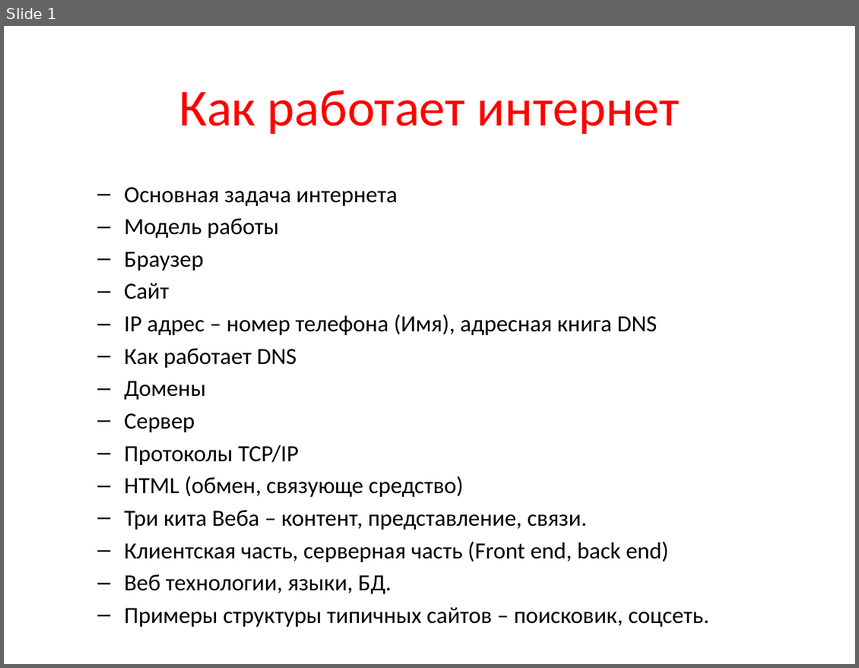
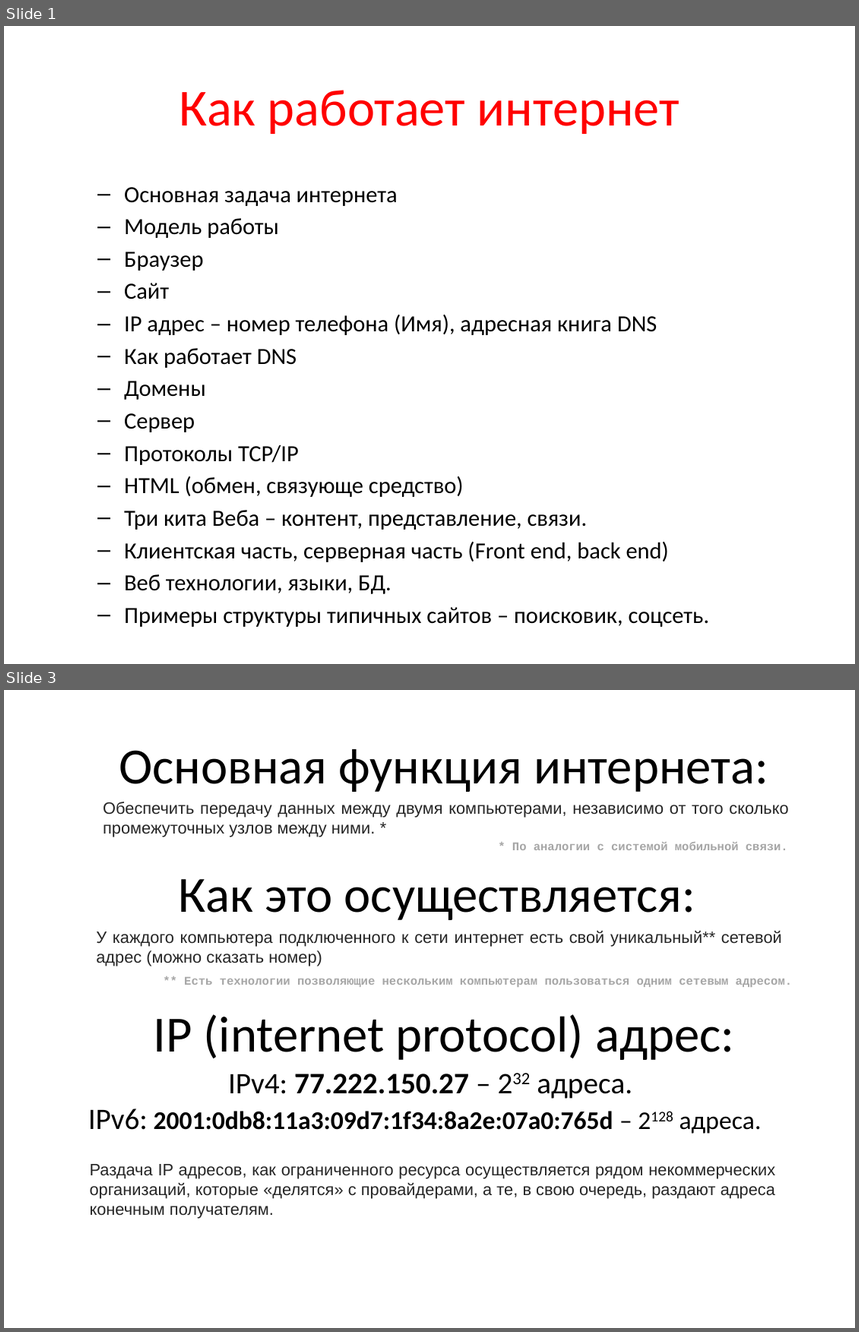
Before and after one commit to trazart/Web-course-01, a slide deck: 0001 - plan - lecture 2 - anton.pptx. Shown one above the other, each under a label of ours: slide 1 before the commit, slides 1 and 3 after it; the slides between them are not shown. The pictures are 859x668 and 859x1332 pixels, drawn with LibreOffice and Linux fonts; fonts in the diff are those of the drawing. Boxes give left, top, right and bottom in pixels: in the first picture for what was removed or moved away, otherwise in the second. Text is boxed around its words. In the diff, an @@ line names an element or a change of style, - is before the commit and + after.

Commit message:
work
work

```diff
--- a/0001 - plan - lecture 2 - anton.pptx
+++ b/0001 - plan - lecture 2 - anton.pptx
@@ slide 3 added at [4,690,855,1328], background #FFFFFF @@
@@ text added at [119,749,769,792], 42.9 pt, text #000000 @@
+Основная функция интернета:
@@ text added at [103,802,788,837], 14 pt, text #252525 @@
+Обеспечить передачу данных между двумя компьютерами, независимо от того сколько промежуточных узлов между ними. *
@@ text added at [512,842,788,850], 10 pt, text #A6A6A6, bold @@
+* По аналогии с системой мобильной связи.
@@ text added at [179,879,696,920], 42.9 pt, text #000000 @@
+Как это осуществляется:
@@ text added at [96,931,782,966], 14 pt, text #252525 @@
+У каждого компьютера подключенного к сети интернет есть свой уникальный** сетевой адрес (можно сказать номер)
@@ text added at [184,977,792,987], 10 pt, text #A6A6A6, bold @@
+** Есть технологии позволяющие нескольким компьютерам пользоваться одним сетевым адресом.
@@ text added at [153,1015,734,1060], 42.9 pt, text #000000 @@
+IP (internet protocol) адрес:
@@ text added at [88,1074,762,1134], 21.6 pt, text #000000, bold @@
+IPv4: 77.222.150.27 – 232 адреса.
+IPv6: 2001:0db8:11a3:09d7:1f34:8a2e:07a0:765d – 2128 адреса.
@@ text added at [90,1164,775,1219], 14 pt, text #252525 @@
+Раздача IP адресов, как ограниченного ресурса осуществляется рядом некоммерческих организаций, которые «делятся» с провайдерами, а те, в свою очередь, раздают адреса конечным получателям.
```
Also in this commit, not shown: 4 other slides added.
